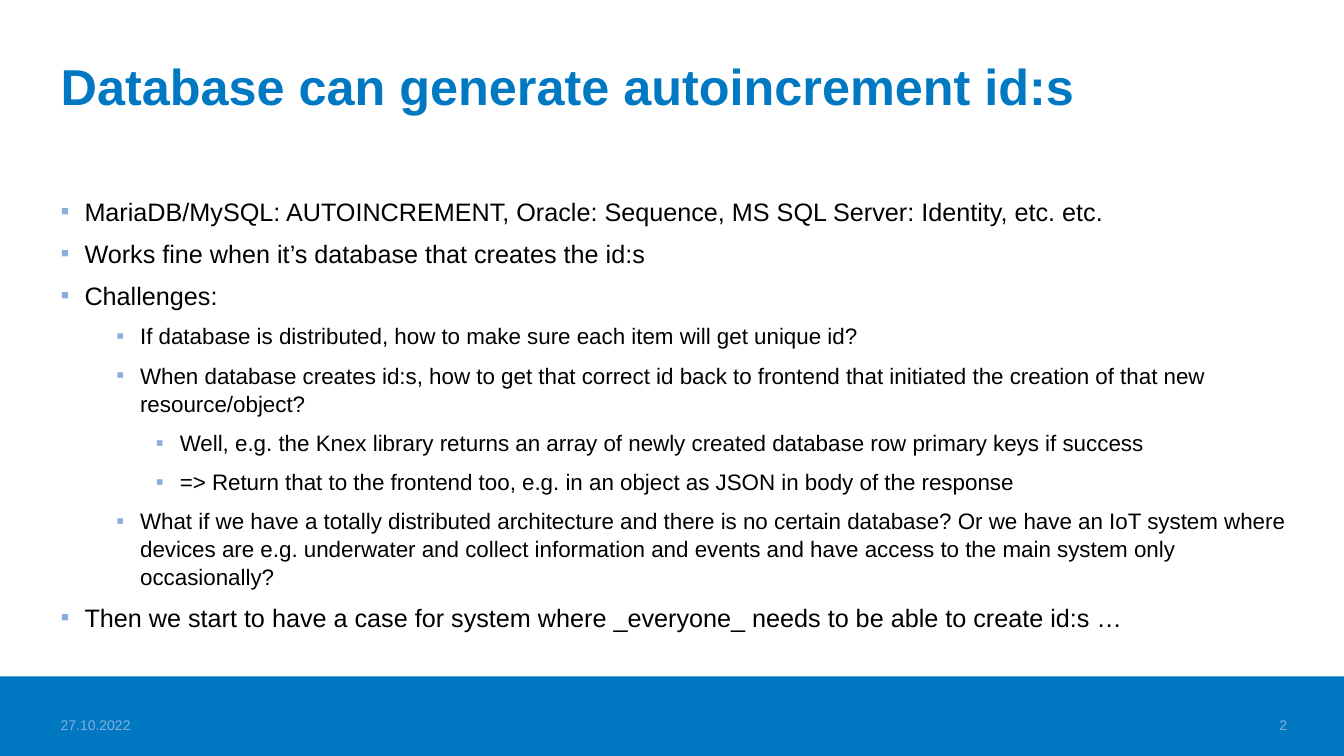
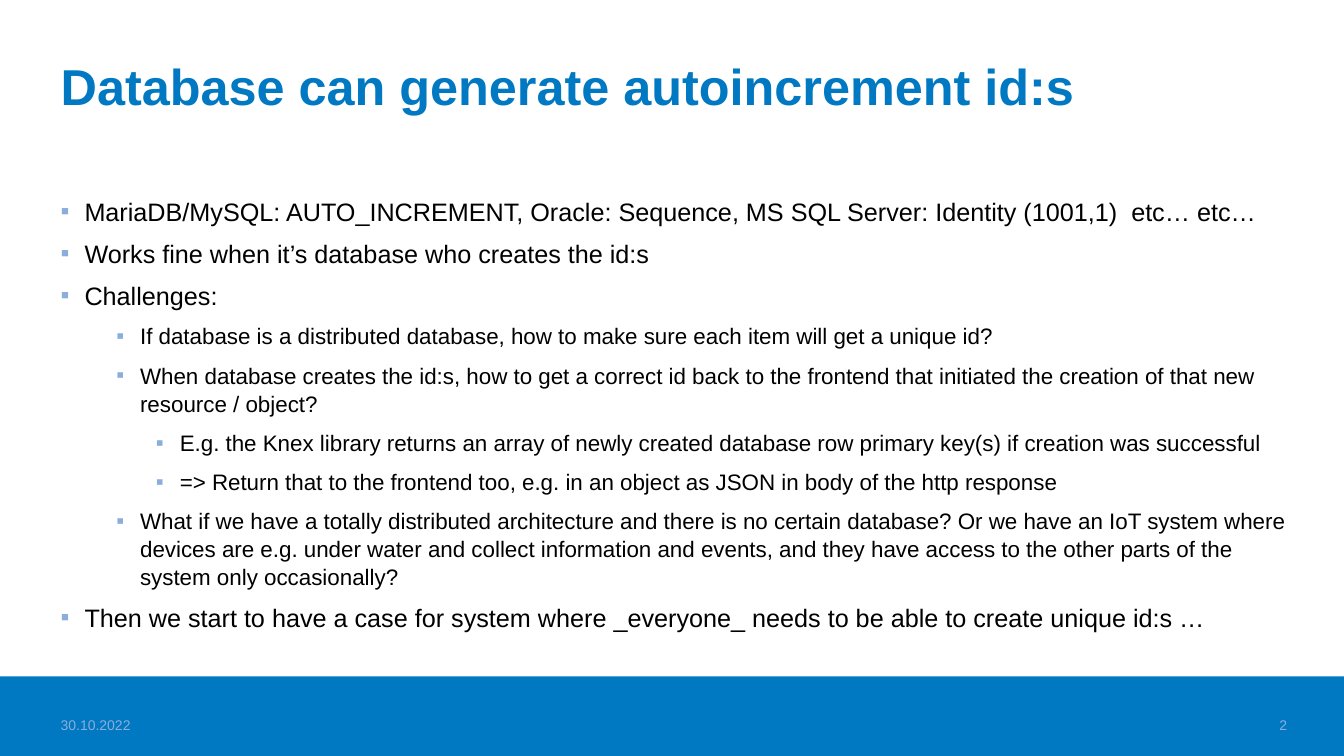
Before and after one commit to haagahelia/ohke-teknologiat, a slide deck: slide 2 of 06_ohjelmistoarkkitehtuurit_ja_patternit/uuid.pptx. Drawn at 1344x756 pixels with LibreOffice and Linux fonts; fonts in the diff are those of the drawing; background and template pictures are left out. Boxes give left, top, right and bottom in pixels: in the first picture for what was removed or moved away, otherwise in the second. Text is boxed around its words. In the diff, an @@ line names an element or a change of style, - is before the commit and + after.

```diff
--- a/06_ohjelmistoarkkitehtuurit_ja_patternit/uuid.pptx
+++ b/06_ohjelmistoarkkitehtuurit_ja_patternit/uuid.pptx
@@ text at <box>85,202,1256,264</box>: text changed @@
-▪ MariaDB/MySQL: AUTOINCREMENT, Oracle: Sequence, MS SQL Server: Identity, etc. etc.
-▪ Works fine when it’s database that creates the id:s
+▪ MariaDB/MySQL: AUTO_INCREMENT, Oracle: Sequence, MS SQL Server: Identity (1001,1) etc… etc…
+▪ Works fine when it’s database who creates the id:s
@@ text at <box>85,327,1285,632</box>: text changed @@
-  ▪ If database is distributed, how to make sure each item will get unique id?
-  ▪ When database creates id:s, how to get that correct id back to frontend that initiated the creation of that new resource/object?
-    ▪ Well, e.g. the Knex library returns an array of newly created database row primary keys if success
-    ▪ => Return that to the frontend too, e.g. in an object as JSON in body of the response
-  ▪ What if we have a totally distributed architecture and there is no certain database? Or we have an IoT system where devices are e.g. underwater and collect information and events and have access to the main system only occasionally?
-▪ Then we start to have a case for system where _everyone_ needs to be able to create id:s …
+  ▪ If database is a distributed database, how to make sure each item will get a unique id?
+  ▪ When database creates the id:s, how to get a correct id back to the frontend that initiated the creation of that new resource / object?
+    ▪ E.g. the Knex library returns an array of newly created database row primary key(s) if creation was successful
+    ▪ => Return that to the frontend too, e.g. in an object as JSON in body of the http response
+  ▪ What if we have a totally distributed architecture and there is no certain database? Or we have an IoT system where devices are e.g. under water and collect information and events, and they have access to the other parts of the system only occasionally?
+▪ Then we start to have a case for system where _everyone_ needs to be able to create unique id:s …
@@ text at <box>61,720,131,730</box>: text changed @@
-27.10.2022
+30.10.2022
```
Also in this commit, not shown: 4 other slides changed, 2 other files.
